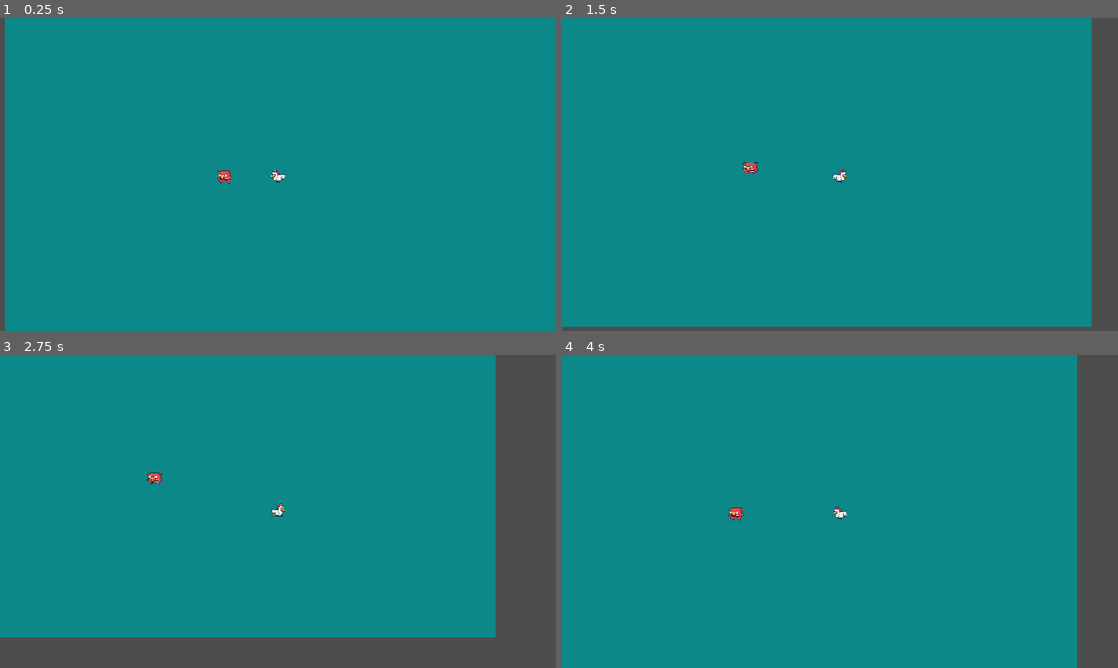
Above: before the commit, frames 1-4 (two rows, left to right).
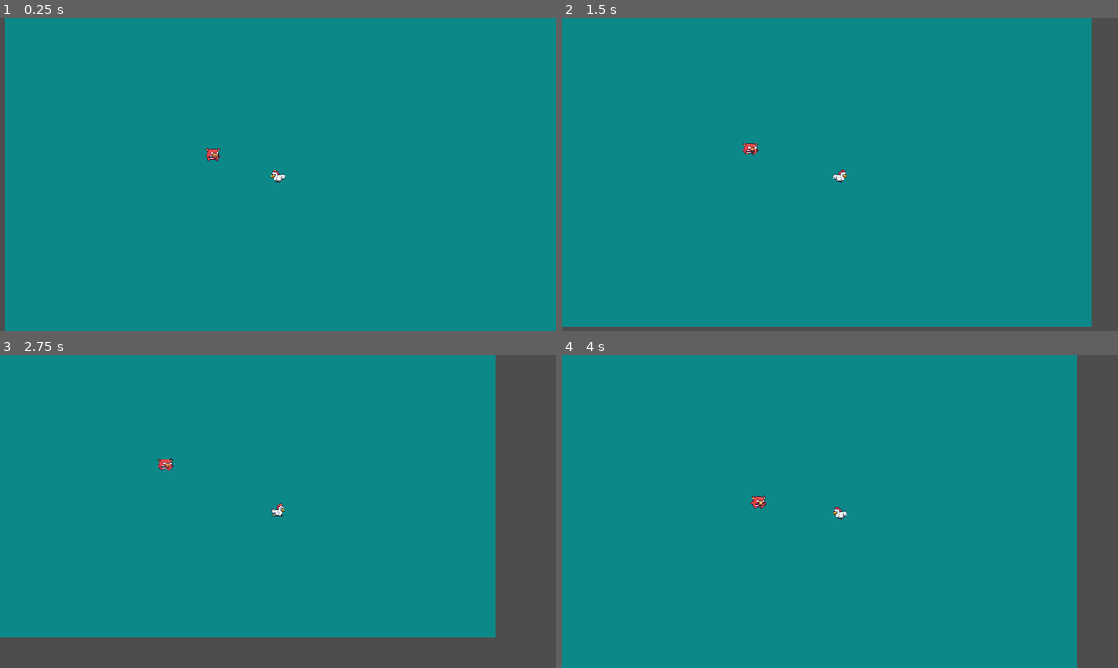
Above: after the commit, the same moments.

Repository: Pain6400/clone-vampire
Game: Godot game, scene res://scenes/world.tscn
Same seed, same stepped clock (60 frames per second), same inputs: the game is played once before the commit and once after it.
Inputs:
- Up to frame 1 (0.25 s): no input
- Up to frame 2 (1.5 s): hold Right (ui_right) 0.53-1.28 s; hold Down (ui_down) from 1.28 s (still down)
- Up to frame 3 (2.75 s): release Down (ui_down) at 2.03 s; hold Right (ui_right) from 2.03 s (still down)
- Up to frame 4 (4 s): release Right (ui_right) at 2.78 s; hold Up (ui_up) 2.78-3.53 s; hold Left (ui_left) from 3.53 s (still down)

The runs differ from the first frame. In frame 1, 0.2% of the frame differs, in the area x 37-42%, y 41-53%; in frame 2, 0.2%; in frame 3, 0.2%; in frame 4, 0.2%, in the area x 29-37%, y 44-53%.

Commit message:
learning progress

Diff:
--- a/project.godot
+++ b/project.godot
@@ -63,6 +63,11 @@
 ]
 }
 
+[layer_names]
+
+2d_physics/layer_1="Player"
+2d_physics/layer_2="Pig"
+
 [rendering]
 
 textures/canvas_textures/default_texture_filter=0
--- a/scenes/Enemigos/pig.tscn
+++ b/scenes/Enemigos/pig.tscn
@@ -96,10 +96,11 @@
 }]
 
 [sub_resource type="CapsuleShape2D" id="CapsuleShape2D_kjee6"]
-radius = 12.0
+radius = 15.0
 height = 34.0
 
 [node name="Pig" type="Area2D"]
+collision_layer = 2
 script = ExtResource("1_wrnux")
 
 [node name="AnimatedSprite2D" type="AnimatedSprite2D" parent="."]
@@ -113,3 +114,9 @@
 position = Vector2(0, 2)
 rotation = 1.5708
 shape = SubResource("CapsuleShape2D_kjee6")
+
+[node name="TimerDamage" type="Timer" parent="."]
+
+[connection signal="body_entered" from="." to="." method="_on_body_entered"]
+[connection signal="body_exited" from="." to="." method="_on_body_exited"]
+[connection signal="timeout" from="TimerDamage" to="." method="_on_timer_damage_timeout"]
--- a/scenes/player.tscn
+++ b/scenes/player.tscn
@@ -248,12 +248,8 @@
 }]
 
 [sub_resource type="CapsuleShape2D" id="CapsuleShape2D_ipxvl"]
-radius = 6.0
-height = 28.7375
-
-[sub_resource type="CapsuleShape2D" id="CapsuleShape2D_0axsm"]
-radius = 5.0
-height = 24.0
+radius = 12.0
+height = 42.0
 
 [node name="Player" type="CharacterBody2D"]
 motion_mode = 1
@@ -267,9 +263,5 @@
 
 [node name="CollisionShape2D" type="CollisionShape2D" parent="."]
 position = Vector2(0, 2)
-rotation = 2.09439
+rotation = 3.14159
 shape = SubResource("CapsuleShape2D_ipxvl")
-
-[node name="CollisionShape2D2" type="CollisionShape2D" parent="."]
-position = Vector2(-3, 2)
-shape = SubResource("CapsuleShape2D_0axsm")
--- a/scenes/world.tscn
+++ b/scenes/world.tscn
@@ -15,4 +15,4 @@
 position = Vector2(566, 307)
 
 [node name="Pig" parent="." instance=ExtResource("2_aq8ft")]
-position = Vector2(455, 311)
+position = Vector2(427, 264)
--- a/scripts/Enemigos/pig.gd
+++ b/scripts/Enemigos/pig.gd
@@ -1,12 +1,30 @@
 extends Area2D
 
 @onready var player = $"../Player"
-
+@export var SPEED := 20
+@export var damage = 1
 # Called when the node enters the scene tree for the first time.
 func _ready() -> void:
-	print(player)
-
+	pass
 
 # Called every frame. 'delta' is the elapsed time since the previous frame.
 func _process(delta: float) -> void:
-	pass
+	var direcction = (player.position  - position).normalized()
+	position +=  direcction * delta * SPEED
+	if direcction.x > 0:
+		$AnimatedSprite2D.flip_h = true
+	elif direcction.x < 0:
+		$AnimatedSprite2D.flip_h = false
+
+
+func _on_body_entered(body: Node2D) -> void:
+	if body is Player:
+		$TimerDamage.start()
+
+
+func _on_timer_damage_timeout() -> void:
+	player.decrease_life(damage)
+
+
+func _on_body_exited(body: Node2D) -> void:
+	$TimerDamage.stop()
--- a/scripts/player.gd
+++ b/scripts/player.gd
@@ -1,7 +1,8 @@
 extends CharacterBody2D
+class_name Player
 
-
-const SPEED = 100.0
+@export var SPEED = 100.0
+@export var life = 100
 
 func _physics_process(delta):
 
@@ -24,3 +25,7 @@
 
 
 	move_and_slide()
+
+func decrease_life(value):
+	life -= value
+	print(life)
Not shown: 1 places in scenes/player.tscn that only renumber resources
